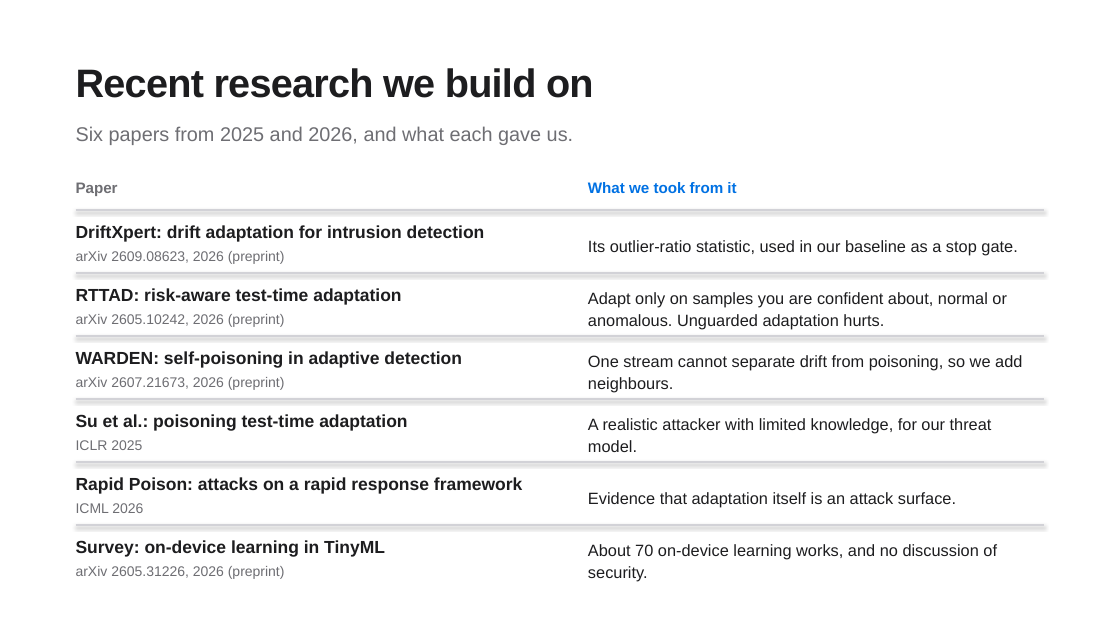
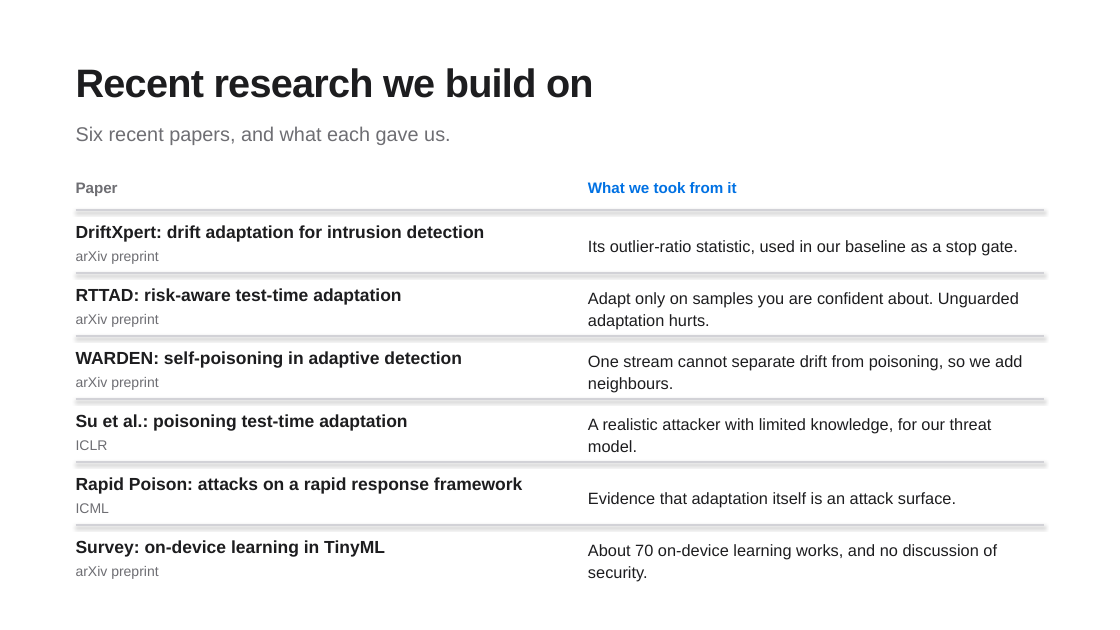
Before and after one commit to IOT-snu/brainstorming, a slide deck: slide 16 of G04_FOA_Final.pptx (slide 20 before the commit). Drawn at 1120x630 pixels with LibreOffice and Linux fonts; fonts in the diff are those of the drawing. Boxes give left, top, right and bottom in pixels: in the first picture for what was removed or moved away, otherwise in the second. Text is boxed around its words. In the diff, an @@ line names an element or a change of style, - is before the commit and + after.

```diff
--- a/G04_FOA_Final.pptx
+++ b/G04_FOA_Final.pptx
@@ text at <box>76,126,450,145</box>: text changed @@
-Six papers from 2025 and 2026, and what each gave us.
+Six recent papers, and what each gave us.
@@ text at <box>76,251,158,264</box>: text changed @@
-arXiv 2609.08623, 2026 (preprint)
+arXiv preprint
@@ text at <box>588,292,1019,329</box>: text changed @@
-Adapt only on samples you are confident about, normal or anomalous. Unguarded adaptation hurts.
+Adapt only on samples you are confident about. Unguarded adaptation hurts.
@@ text at <box>76,314,158,327</box>: text changed @@
-arXiv 2605.10242, 2026 (preprint)
+arXiv preprint
@@ text at <box>76,377,158,390</box>: text changed @@
-arXiv 2607.21673, 2026 (preprint)
+arXiv preprint
@@ text at <box>76,440,108,450</box>: text changed @@
-ICLR 2025
+ICLR
@@ text at <box>76,503,109,513</box>: text changed @@
-ICML 2026
+ICML
@@ text at <box>76,566,158,579</box>: text changed @@
-arXiv 2605.31226, 2026 (preprint)
+arXiv preprint
```
Also in this commit, not shown: 12 other slides changed, 2 slides added, 4 slides removed, 3 other files.
